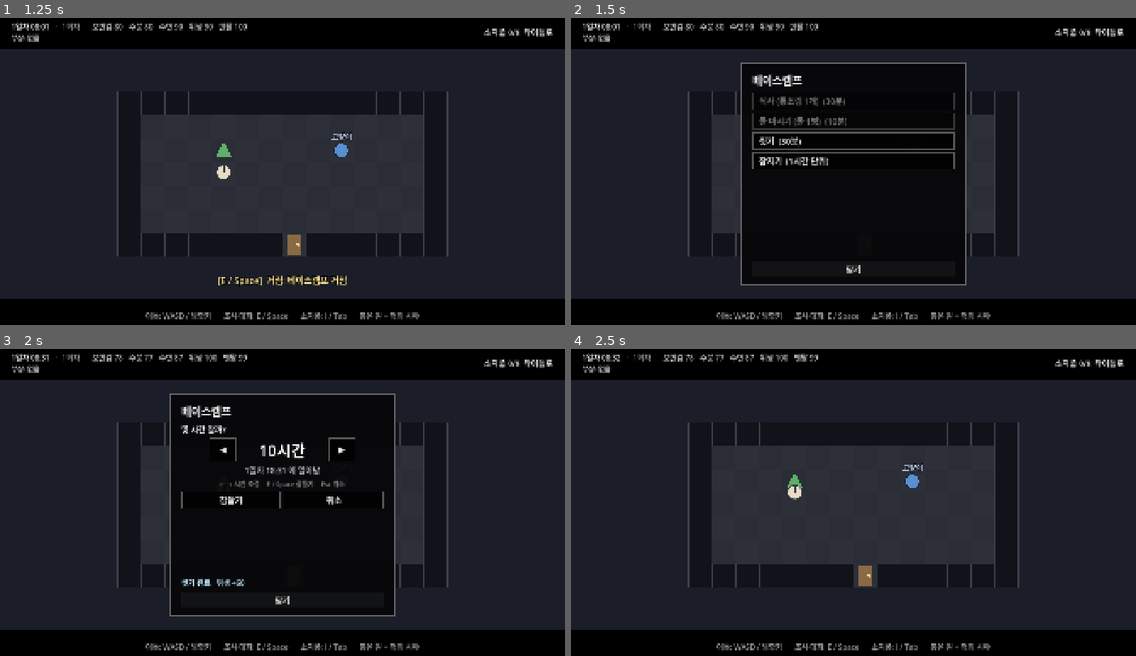
Above: before the commit, frames 1-4 (two rows, left to right).
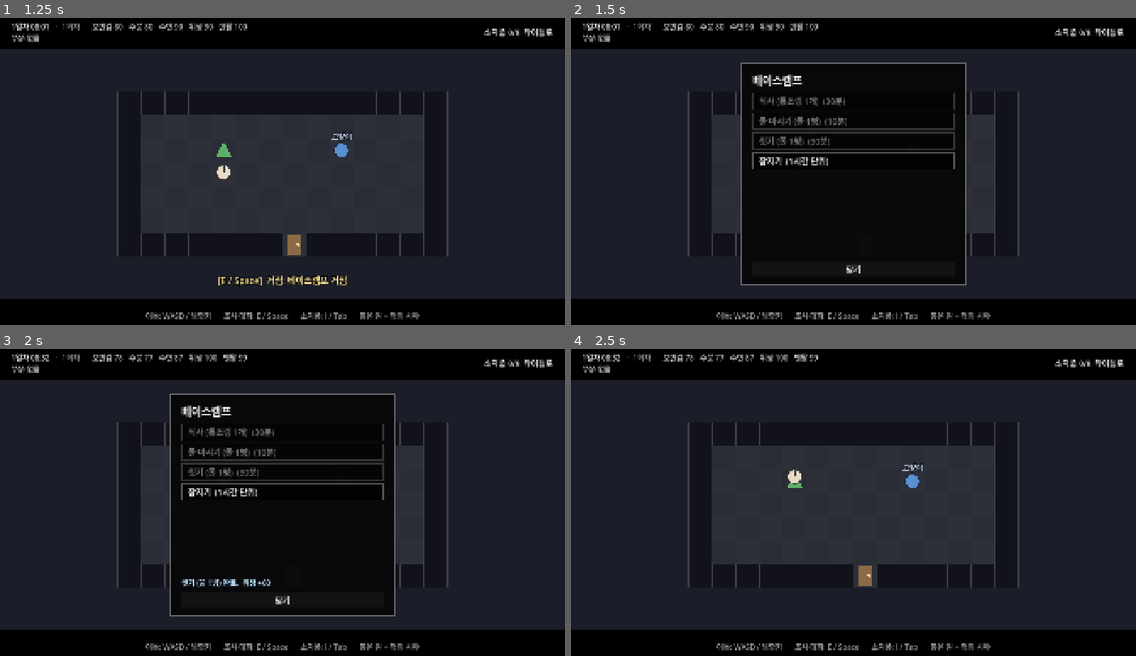
Above: after the commit, the same moments.

Repository: HomilBBANG/rt_Tevah
Game: Godot game, scene res://tests/basecamp_smoke.tscn
Two runs of this game, one before a commit and one after it. Both use one fixed random seed, a clock stepped at 60 frames per second and the inputs below. This scene is started directly instead of the project's main scene.
Inputs (mouse positions are in pixels of both pictures, inside the frame that each line leads up to):
- Up to frame 1 (1.25 s): tap Enter (ui_accept) at 0.5, 0.77 s; move the mouse to (254, 235) at 0.52 s; hold W (dodge_up) from 0.53 s (still down); hold E (interact) from 0.53 s (still down); click (254, 235) at 0.67 s
- Up to frame 2 (1.5 s): keep holding W (dodge_up); move the mouse to (1023, 220) at 1.27 s; release E (interact) at 1.28 s; tap E (interact) at 1.35 s
- Up to frame 3 (2 s): keep holding W (dodge_up); tap Enter (ui_accept) at 1.52 s
- Up to frame 4 (2.5 s): release W (dodge_up) at 2 s; click "닫기" at 2 s

Frame 1 is identical in both runs. In frame 2, 0.7% of the frame differs, in the area x 32-68%, y 37-43%; in frame 3, 2.9%, in the area x 8-68%, y 1-78%; in frame 4, 0.2%.
Error before the commit: Invalid access to property or key 'hours' on a base object of type 'Dictionary'. (res://tests/basecamp_smoke.gd:57)
Error after the commit: Invalid access to property or key 'hours' on a base object of type 'Dictionary'. (res://tests/basecamp_smoke.gd:61)

Commit message:
Washing at the basecamp needs and uses 1 water
Co-Authored-By: Claude Opus 5.5 <noreply@anthropic.com>

Diff:
--- a/data/camp_actions.json
+++ b/data/camp_actions.json
@@ -17,10 +17,10 @@
  },
  {
   "action_id": "camp_wash",
-  "name": "씻기",
+  "name": "씻기 (물 1병)",
   "minutes": 30,
-  "condition": "",
-  "effects": "surv:hygiene+60",
+  "condition": "has:water",
+  "effects": "item:-water;surv:hygiene+60",
   "kind": ""
  },
  {
--- a/tests/basecamp_smoke.gd
+++ b/tests/basecamp_smoke.gd
@@ -47,9 +47,15 @@
 	await _wait(0.2)
 	check(f.get_node("%CampPanel").visible and f.frozen, "거점 메뉴 열림, 시간 멈춤")
 	check(_find_button(f, "식사 (통조림 1개)  (30분)").disabled, "통조림 없으면 식사 불가")
+	check(_find_button(f, "씻기 (물 1병)  (30분)").disabled, "물 없으면 씻기 불가")
+	await _press_button("닫기")
+	GameState.add_item("water", 1)
+	_press("interact")
+	await _wait(0.2)
 	var t0 := GameState.clock
-	await _press_button("씻기  (30분)")
+	await _press_button("씻기 (물 1병)  (30분)")
 	check(is_equal_approx(GameState.clock - t0, 30.0) and GameState.get_survival("hygiene") == 100.0, "씻기: 30분, 위생 회복")
+	check(GameState.item_count("water") == 0 and _find_button(f, "씻기 (물 1병)  (30분)").disabled, "물 1병 소모 → 다시 비활성")
 	check(_find_button(f, "저장").text == "", "따로 '저장' 버튼은 없음 (잠·고양이로만)")
 	await _press_button("잠자기  (1시간 단위)")
 	check(f._sleep_pick.hours == 8 and f._sleep_value.text == "8시간", "처음엔 8시간 (sleep_default_hours)")
Not shown, changed: tools/sheets/content.xlsx
